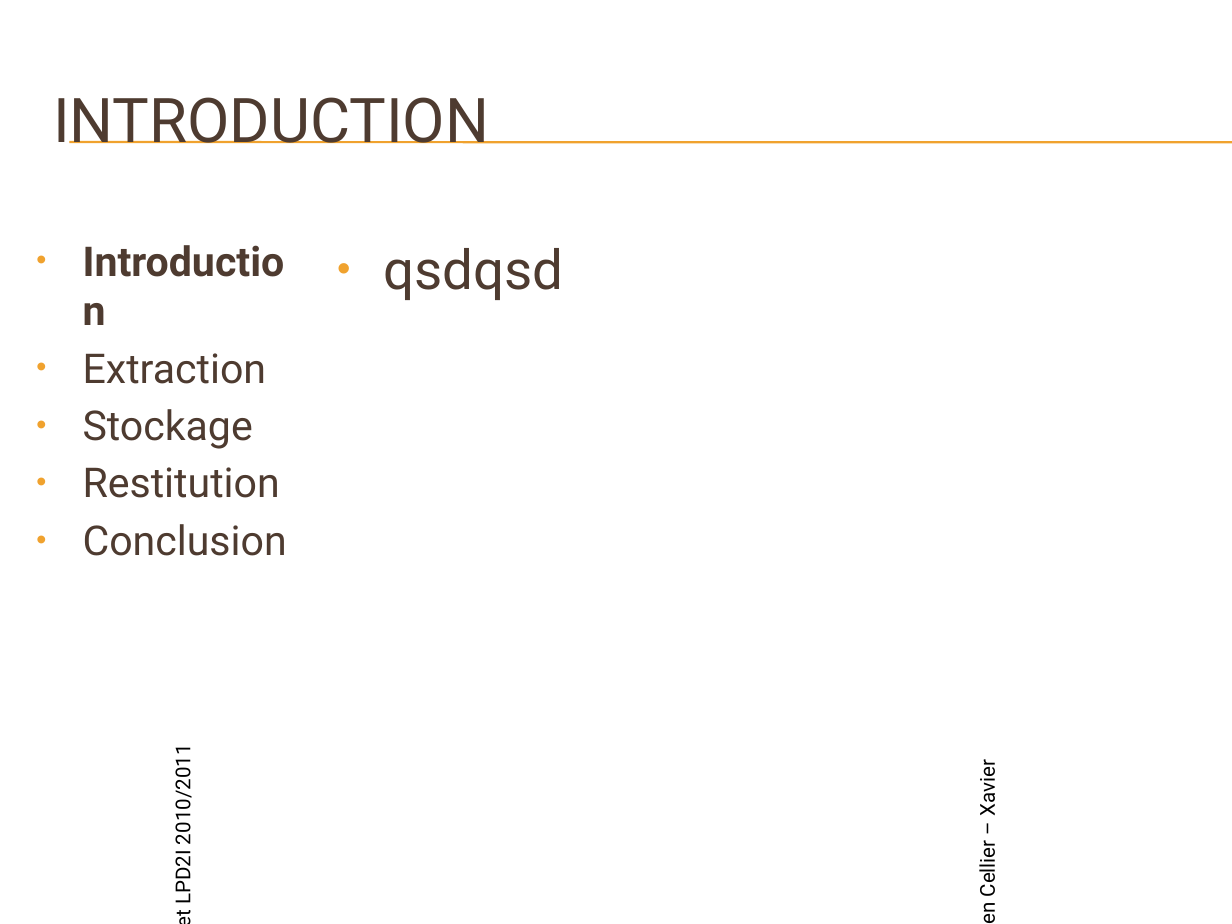
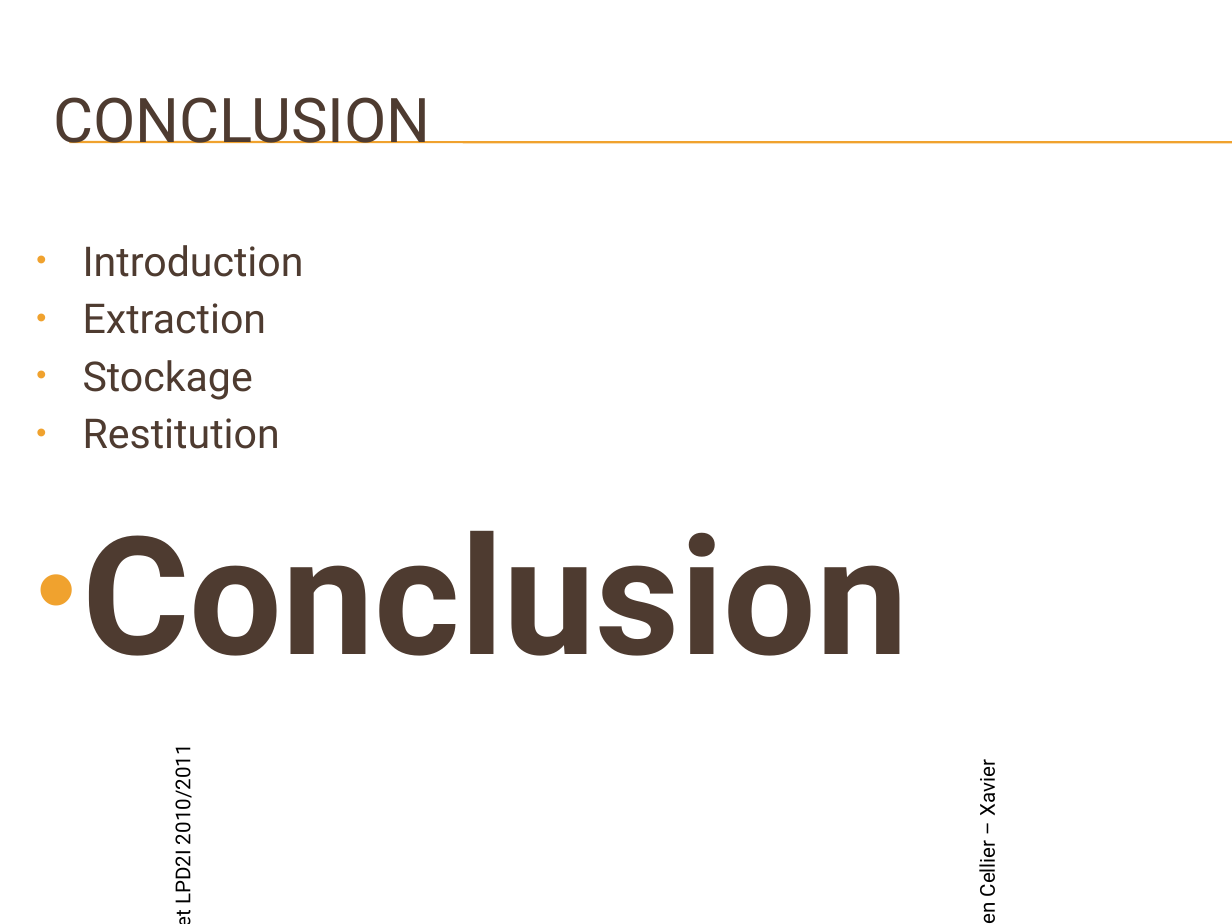
Before and after one commit to xqvier/projettuteurexml, a slide deck: slide 12 of pwp soutenance.pptx (slide 2 before the commit). Drawn at 1232x924 pixels with LibreOffice and Linux fonts; fonts in the diff are those of the drawing; background and template pictures are left out. Boxes give left, top, right and bottom in pixels: in the first picture for what was removed or moved away, otherwise in the second. Text is boxed around its words. In the diff, an @@ line names an element or a change of style, - is before the commit and + after.

```diff
--- a/pwp soutenance.pptx
+++ b/pwp soutenance.pptx
@@ title at (x1=53, y1=97, x2=430, y2=143): text changed @@
-INTRODUCTION
+CONCLUSION
@@ text at (x1=83, y1=245, x2=909, y2=656): bold off in "Introduction"; size 24 to 96 pt, bold on in "Conclusion"; more space between paragraphs @@
@@ text removed at (x1=383, y1=248, x2=563, y2=300) @@
-• qsdqsd
```
Also in this commit, not shown: 3 other slides changed, 7 slides added.
